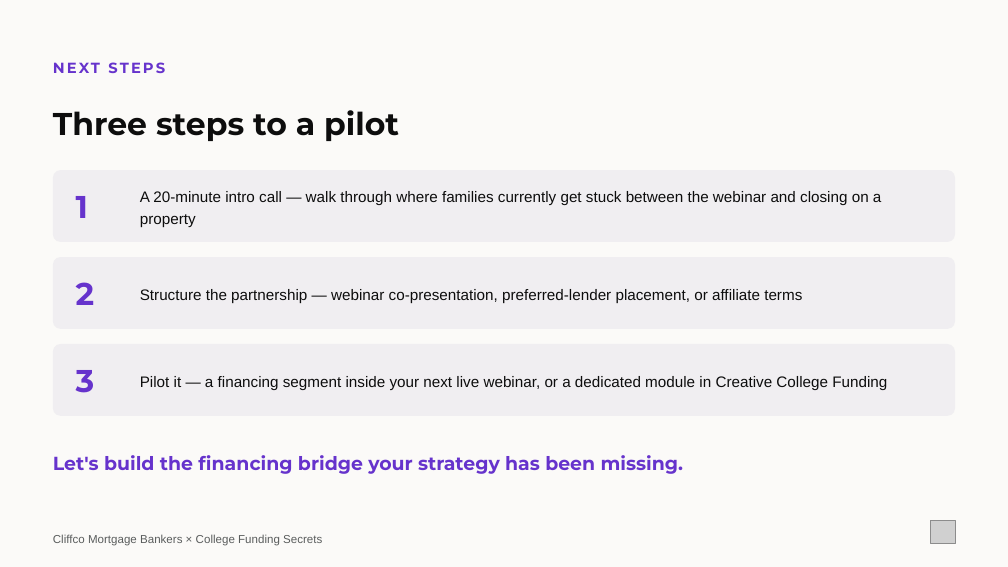
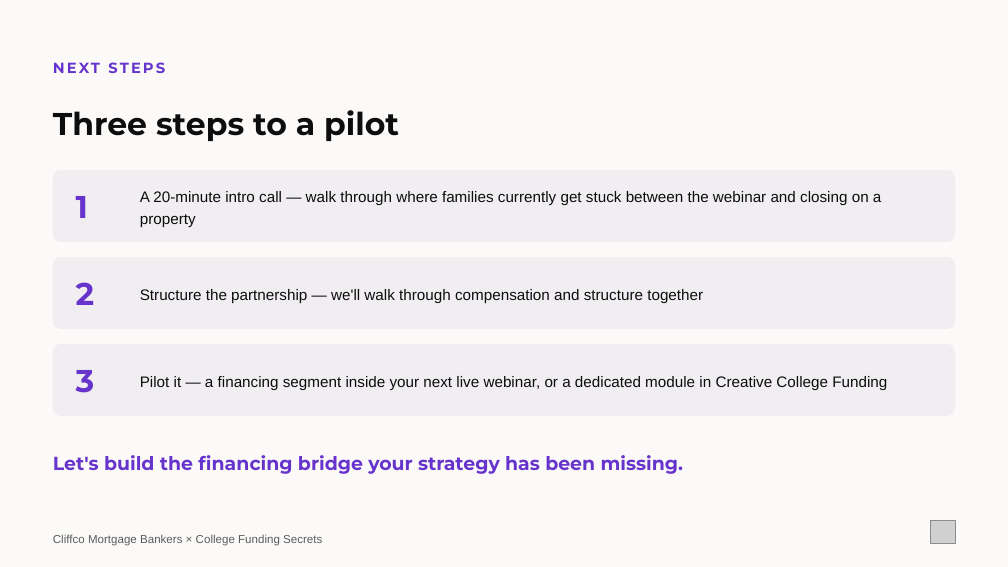
Before and after one commit to loganlevy1/STR, a slide deck: slide 10 of outreach/pitch-decks/cliffco-lance-morgan-partnership.pptx. Drawn at 1008x567 pixels with LibreOffice and Linux fonts; fonts in the diff are those of the drawing; grey boxes stand for pictures. Boxes give left, top, right and bottom in pixels: in the first picture for what was removed or moved away, otherwise in the second. Text is boxed around its words. In the diff, an @@ line names an element or a change of style, - is before the commit and + after.

```diff
--- a/outreach/pitch-decks/cliffco-lance-morgan-partnership.pptx
+++ b/outreach/pitch-decks/cliffco-lance-morgan-partnership.pptx
@@ text at (140, 289, 703, 303): text changed @@
-Structure the partnership — webinar co-presentation, preferred-lender placement, or affiliate terms
+Structure the partnership — we'll walk through compensation and structure together
```
Also in this commit, not shown: 2 other slides changed, 3 other files.
